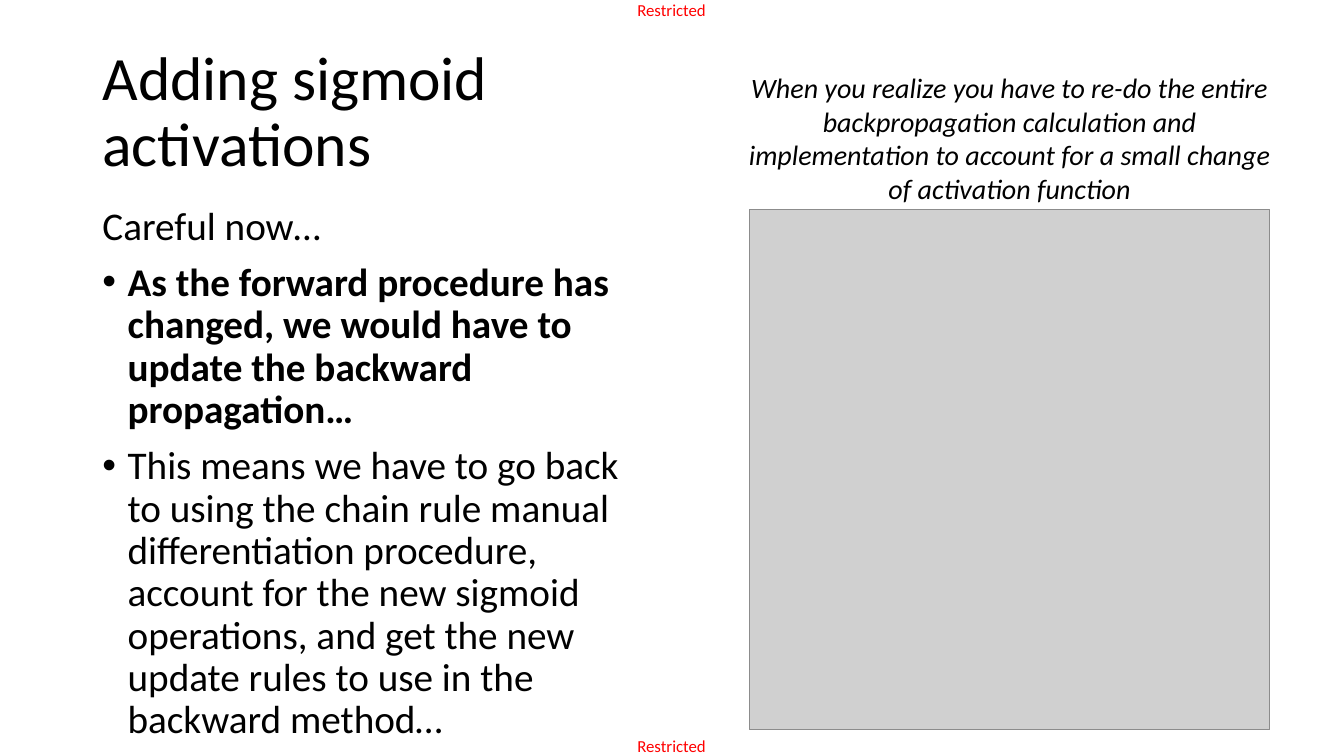
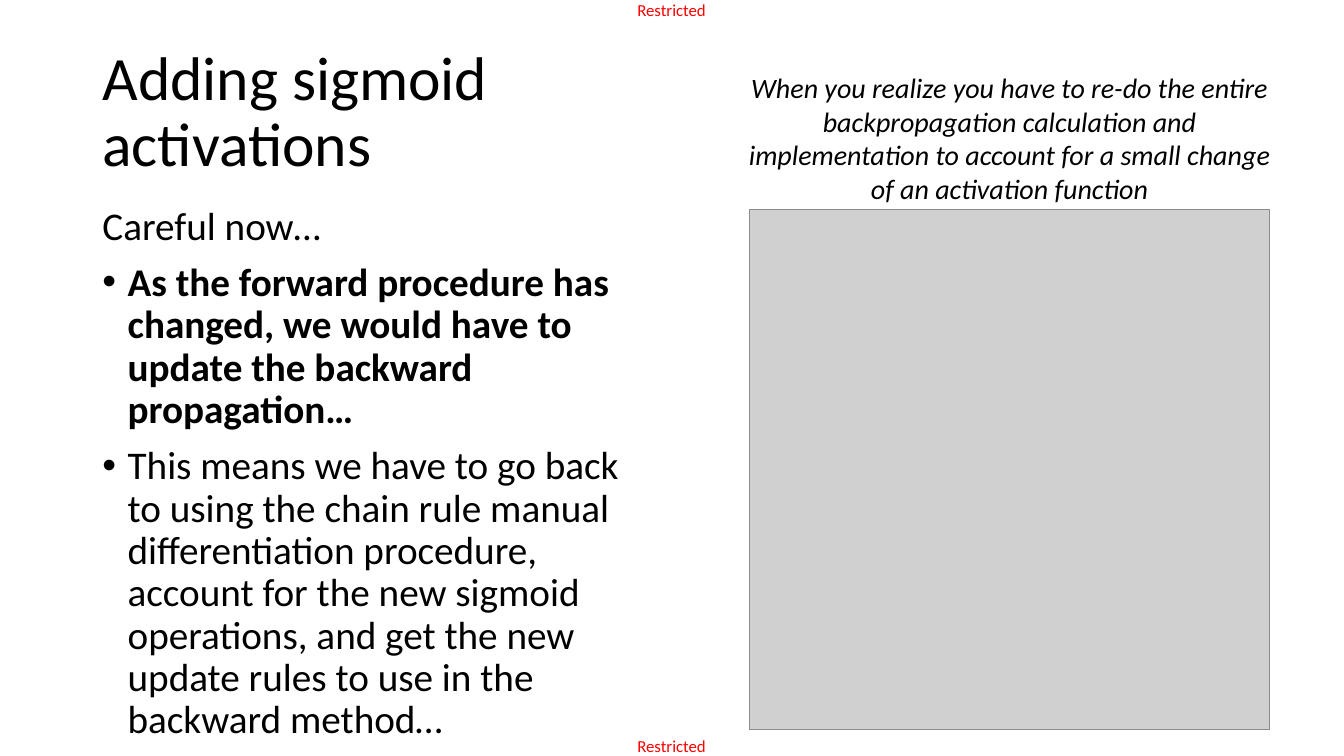
Before and after one commit to matthieudemari/SUTD_DL_50_039, a slide deck: slide 59 of W2/1. W2S1 final/W2S1.pptx. Drawn at 1344x756 pixels with LibreOffice and Linux fonts; fonts in the diff are those of the drawing; grey boxes stand for pictures. Boxes give left, top, right and bottom in pixels: in the first picture for what was removed or moved away, otherwise in the second. Text is boxed around its words. In the diff, an @@ line names an element or a change of style, - is before the commit and + after.

```diff
--- a/W2/1. W2S1 final/W2S1.pptx
+++ b/W2/1. W2S1 final/W2S1.pptx
@@ text at box(749, 78, 1270, 203): text changed @@
-When you realize you have to re-do the entire backpropagation calculation and implementation to account for a small change of activation function
+When you realize you have to re-do the entire backpropagation calculation and implementation to account for a small change of an activation function
```
Also in this commit, not shown: 5 other slides changed, 5 other files.
